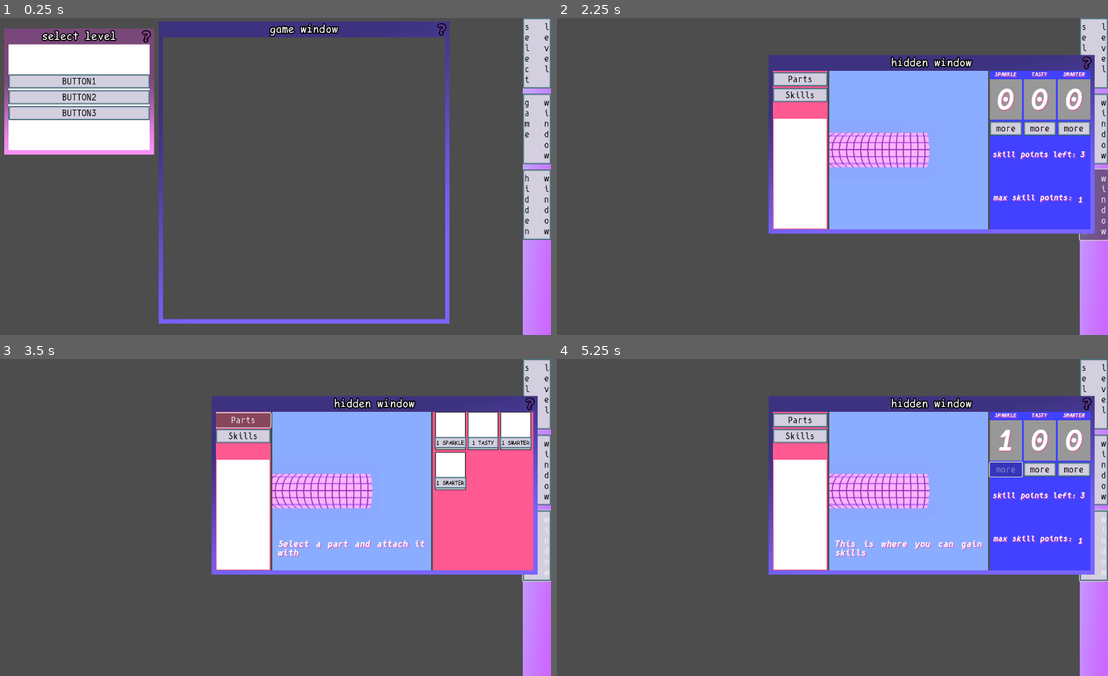
Above: before the commit, frames 1-4 (two rows, left to right).
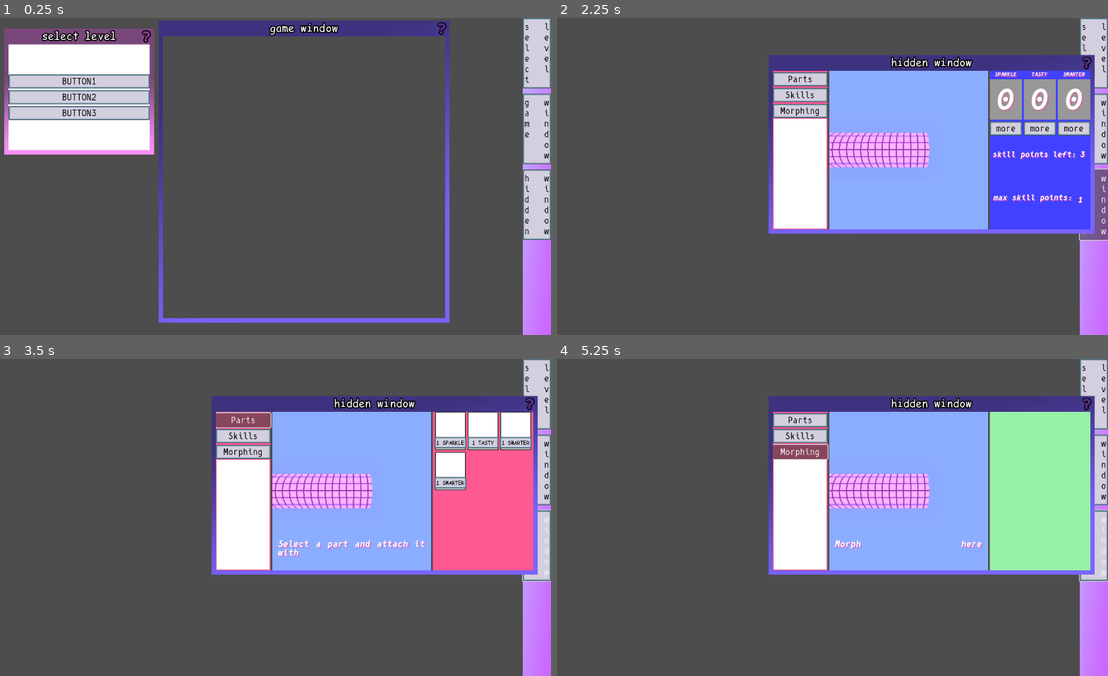
Above: after the commit, the same moments.

Repository: ktosox/GWJ77-Metamorphosis
Game: Godot game, scene res://game.tscn
The game is run twice, just before and just after one commit, with the same random seed, the same clock (stepped at 60 frames per second) and the same inputs.
Inputs (mouse positions are in pixels of both pictures, inside the frame that each line leads up to):
- Up to frame 1 (0.25 s): no input
- Up to frame 2 (2.25 s): click "s l e e l v e e c l t" at 0.5 s; click "g w a i m n e d o w" at 1.25 s; click "h w i i d n d d e o n w" at 2 s
- Up to frame 3 (3.5 s): click "Parts" at 2.75 s
- Up to frame 4 (5.25 s): click "Skills" at 3.5 s; click "more" at 4.25 s; click (799, 450) at 5 s, where only the run after the commit has a clickable "Morphing"

The runs differ from the first frame. In frame 1, 1.1% of the frame differs, in the area x 28-82%, y 0-97%; in frame 2, 0.4%; in frame 3, 0.4%; in frame 4, 10%, in the area x 39-97%, y 16-67%.

Commit message:
game timer implemented

Diff:
--- a/Game/construction_mechanic/player_construction.gd
+++ b/Game/construction_mechanic/player_construction.gd
@@ -89,13 +89,22 @@
 func _on_parts_button_pressed() -> void:
 	$PartSelector.visible = true
 	$SkillPoints.visible = false
+	$MorphingScreen.visible = false
 	send_player_tip("Select a part and attach it with left click")
 	pass # Replace with function body.
 
 
+func _on_morph_button_pressed() -> void:
+	$PartSelector.visible = false
+	$SkillPoints.visible = false
+	$MorphingScreen.visible = true
+	send_player_tip("Morph here to advance and reset skill points")
+	pass # Replace with function body.
+
 func _on_skills_button_pressed() -> void:
 	$PartSelector.visible = false
 	$SkillPoints.visible = true
+	$MorphingScreen.visible = false
 	send_player_tip("This is where you can gain skills")
 	pass # Replace with function body.
 
--- a/Game/construction_mechanic/player_construction.tscn
+++ b/Game/construction_mechanic/player_construction.tscn
@@ -124,6 +124,10 @@
 layout_mode = 2
 text = "Skills"
 
+[node name="MorphButton" type="Button" parent="ColorRect/ScreenSelection"]
+layout_mode = 2
+text = "Morphing"
+
 [node name="SpecialPreviewWindow" type="ColorRect" parent="ColorRect"]
 layout_mode = 2
 offset_left = 2.0
@@ -238,7 +242,14 @@
 offset_bottom = 299.0
 text = "max skill points:"
 
+[node name="MorphingScreen" type="ColorRect" parent="."]
+visible = false
+layout_mode = 2
+size_flags_horizontal = 3
+color = Color(0.593442, 0.943265, 0.653611, 1)
+
 [connection signal="pressed" from="ColorRect/ScreenSelection/PartsButton" to="." method="_on_parts_button_pressed"]
 [connection signal="pressed" from="ColorRect/ScreenSelection/SkillsButton" to="." method="_on_skills_button_pressed"]
+[connection signal="pressed" from="ColorRect/ScreenSelection/MorphButton" to="." method="_on_morph_button_pressed"]
 [connection signal="gui_input" from="ConstructionWindow" to="ConstructionWindow" method="_on_gui_input"]
 [connection signal="object_was_placed" from="ConstructionWindow" to="." method="_on_construction_window_object_was_placed"]
--- a/Game/game.gd
+++ b/Game/game.gd
@@ -45,7 +45,7 @@
 	pass # Replace with function body.
 
 
-# WINDOW MINIMAZING STUFF
+
 
 
 
--- a/Game/game.tscn
+++ b/Game/game.tscn
@@ -199,7 +199,7 @@
 
 [node name="GameWindow" type="Window" parent="."]
 title = "game window"
-position = Vector2i(400, 44)
+position = Vector2i(400, 42)
 size = Vector2i(640, 640)
 unresizable = true
 script = ExtResource("3_mw1gv")
--- a/Game/level/level_builder.gd
+++ b/Game/level/level_builder.gd
@@ -6,6 +6,7 @@
 
 @export var feature_list : Array
 
+@onready var loading_screen = $Overlay/LoadingScreen
 
 var player_scene = preload("res://player/player.tscn")
 
@@ -33,35 +34,37 @@
 
 var _valid_location_array = []
 
-signal level_complete
+signal level_complete(time_left : float)
 
 func _ready() -> void:
 	create_segments()
 	await get_tree().create_timer(0.4).timeout
-	$LoadingScreen/ColorRect/ProgressBar.value += 10 + randi()%26
+	loading_screen.get_node("ProgressBar").value += 10 + randi()%26
 	create_floors()
 	await get_tree().create_timer(0.4).timeout
-	$LoadingScreen/ColorRect/ProgressBar.value += 10 + randi()%26
+	loading_screen.get_node("ProgressBar").value += 10 + randi()%26
 	create_features()
 	await get_tree().create_timer(0.4).timeout
-	$LoadingScreen/ColorRect/ProgressBar.value += 10 + randi()%39
+	loading_screen.get_node("ProgressBar").value += 10 + randi()%39
 	create_loot()
 	await get_tree().create_timer(0.4).timeout
-	$LoadingScreen/ColorRect/ProgressBar.value = 100
-	$LoadingScreen/ColorRect/LoadingComplete.visible = true
+	loading_screen.get_node("ProgressBar").value = 100
+	loading_screen.get_node("LoadingComplete").visible = true
 
 	print("_total_length ", _total_length)
 	pass
 
 
 func _input(event: InputEvent) -> void:
-	if event.is_action_pressed("ui_accept") and $LoadingScreen/ColorRect/LoadingComplete.visible:
+	if event.is_action_pressed("ui_accept") and loading_screen.get_node("LoadingComplete").visible:
 		start_game()
 
 func start_game() -> void:
-	$LoadingScreen/ColorRect/LoadingComplete.visible = false
+	loading_screen.get_node("LoadingComplete").visible = false
 	spawn_player()
-	$LoadingScreen.visible = false
+	loading_screen.visible = false
+	await get_tree().create_timer(0.4).timeout
+	$Overlay/TimeShower.set_process(true)
 
 func create_segments() -> void:
 	assert(segment_count > 0)
@@ -155,5 +158,8 @@
 
 
 func _on_player_catcher_player_reached_end() -> void:
-
+	$Overlay/TimeShower.set_process(false)
+	await get_tree().create_timer(1.2).timeout
+	emit_signal("level_complete",$Overlay/TimeShower.current_time)
+	queue_free()
 	pass # Replace with function body.
--- a/Game/level/level_builder.tscn
+++ b/Game/level/level_builder.tscn
@@ -1,7 +1,9 @@
-[gd_scene load_steps=3 format=3 uid="uid://b6n1a36i8bdmy"]
+[gd_scene load_steps=5 format=3 uid="uid://b6n1a36i8bdmy"]
 
 [ext_resource type="Script" path="res://level/level_builder.gd" id="1_qv3op"]
+[ext_resource type="FontFile" uid="uid://bip18wbfqsng2" path="res://resources/fonts/flexi_ibm_vga_true/Flexi_IBM_VGA_True.ttf" id="2_l87on"]
 [ext_resource type="PackedScene" uid="uid://bhtsrhgyo1unt" path="res://level/player_catcher.tscn" id="2_xgffx"]
+[ext_resource type="Script" path="res://level/time_shower.gd" id="3_8a3qc"]
 
 [node name="LevelBuilder" type="Node3D"]
 script = ExtResource("1_qv3op")
@@ -11,10 +13,31 @@
 [node name="PlayerSpawnPoint" type="Marker3D" parent="."]
 transform = Transform3D(1, 0, 0, 0, 1, 0, 0, 0, 1, 0, -1, 0)
 
-[node name="LoadingScreen" type="CanvasLayer" parent="."]
+[node name="Overlay" type="CanvasLayer" parent="."]
 layer = -1
 
-[node name="ColorRect" type="ColorRect" parent="LoadingScreen"]
+[node name="TimeShower" type="Label" parent="Overlay"]
+anchors_preset = -1
+anchor_right = 1.0
+anchor_bottom = 0.067
+offset_bottom = -0.240002
+grow_horizontal = 2
+size_flags_horizontal = 6
+size_flags_vertical = 2
+theme_override_colors/font_color = Color(0, 0.897687, 0, 1)
+theme_override_colors/font_shadow_color = Color(0, 0, 0, 1)
+theme_override_constants/shadow_offset_x = 2
+theme_override_constants/shadow_offset_y = 2
+theme_override_constants/shadow_outline_size = 2
+theme_override_fonts/font = ExtResource("2_l87on")
+theme_override_font_sizes/font_size = 48
+text = "10:00"
+horizontal_alignment = 1
+vertical_alignment = 3
+script = ExtResource("3_8a3qc")
+starting_time = 600.0
+
+[node name="LoadingScreen" type="ColorRect" parent="Overlay"]
 anchors_preset = 15
 anchor_right = 1.0
 anchor_bottom = 1.0
@@ -24,13 +47,13 @@
 grow_vertical = 2
 color = Color(0, 0.548269, 0.549033, 1)
 
-[node name="Label" type="Label" parent="LoadingScreen/ColorRect"]
+[node name="Label" type="Label" parent="Overlay/LoadingScreen"]
 layout_mode = 0
 offset_right = 40.0
 offset_bottom = 23.0
 text = "hello wrold"
 
-[node name="LoadingComplete" type="Label" parent="LoadingScreen/ColorRect"]
+[node name="LoadingComplete" type="Label" parent="Overlay/LoadingScreen"]
 visible = false
 layout_mode = 0
 offset_left = 39.0
@@ -41,7 +64,7 @@
 text = "PRESS SPACE TO LAUNCH"
 horizontal_alignment = 1
 
-[node name="Label3" type="Label" parent="LoadingScreen/ColorRect"]
+[node name="Label3" type="Label" parent="Overlay/LoadingScreen"]
 layout_mode = 0
 offset_left = 554.0
 offset_top = 596.0
@@ -49,7 +72,7 @@
 offset_bottom = 619.0
 text = "hello wrold"
 
-[node name="ProgressBar" type="ProgressBar" parent="LoadingScreen/ColorRect"]
+[node name="ProgressBar" type="ProgressBar" parent="Overlay/LoadingScreen"]
 layout_mode = 0
 offset_left = 52.0
 offset_top = 329.0
@@ -64,3 +87,5 @@
 
 [node name="PlayerCatcher" parent="." instance=ExtResource("2_xgffx")]
 transform = Transform3D(1, 0, 0, 0, 1, 0, 0, 0, 1, 0, -5, 0)
+
+[connection signal="player_reached_end" from="PlayerCatcher" to="." method="_on_player_catcher_player_reached_end"]
--- /dev/null
+++ b/Game/level/time_shower.gd
@@ -0,0 +1,20 @@
+extends Label
+
+@export var starting_time : float
+
+var current_time : float
+
+# Called when the node enters the scene tree for the first time.
+func _ready() -> void:
+	set_process(false)
+	current_time = starting_time
+	pass # Replace with function body.
+
+
+# Called every frame. 'delta' is the elapsed time since the previous frame.
+func _process(delta: float) -> void:
+	current_time -= delta
+	var seconds = int(current_time)%60
+	var minutes = (int(current_time)/60)%60
+	text = str("%02d : %02d" % [minutes, seconds])
+	pass
--- a/Game/player/player.gd
+++ b/Game/player/player.gd
@@ -25,7 +25,7 @@
 
 func take_loot(data : LootPacket) -> void:
 	print(data.type)
-	GM.emit_signal("item_was_collected",data)
+	GM.emit_signal("loot_was_collected",data)
 	pass
 
 func take_damage(amount:int) -> void:
